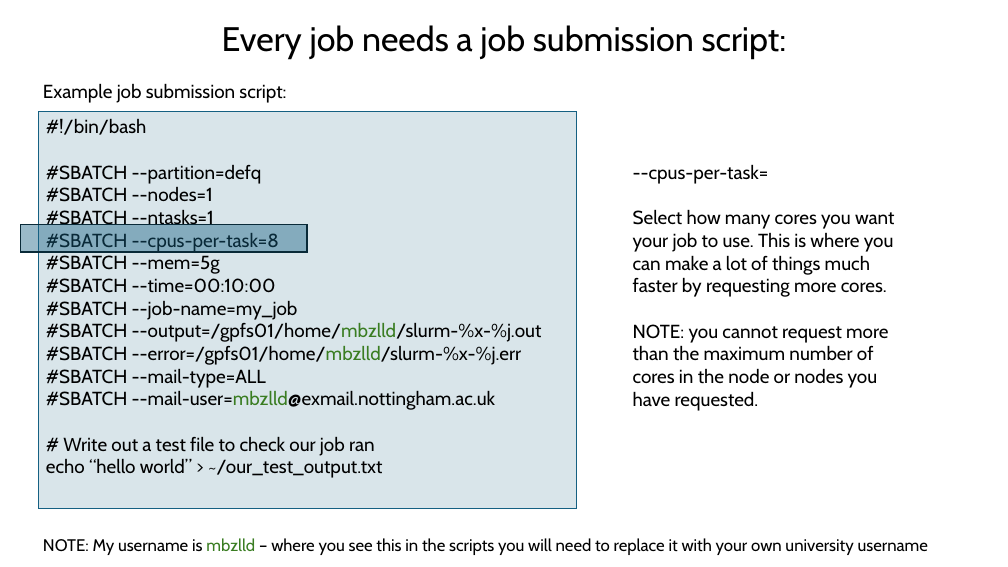
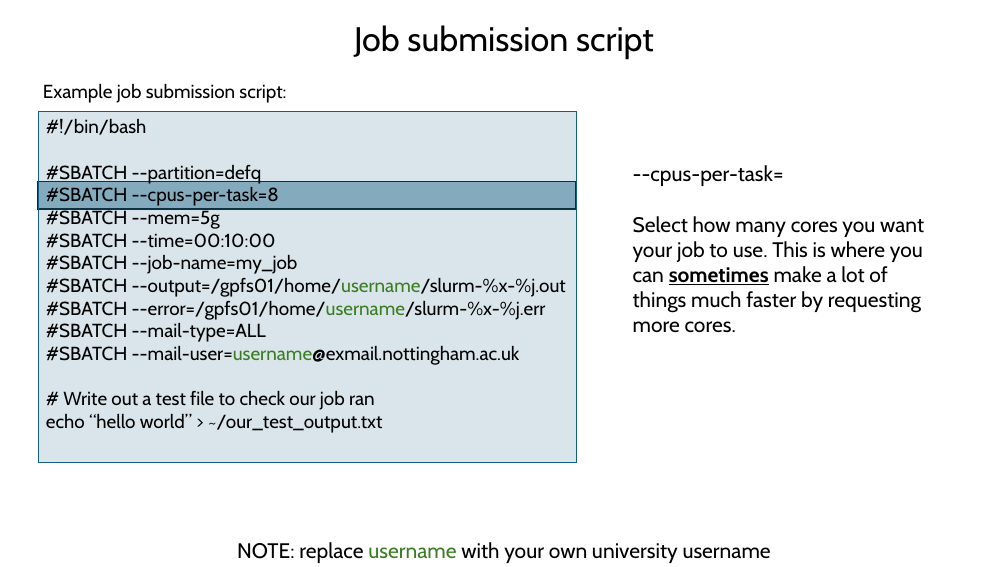
Before and after one commit to BioinformaticsMSc/LIFE4138_2627, a slide deck: slide 9 of UNIX_session_3/Ada_in_depth.pptx (slide 11 before the commit). Drawn at 1008x567 pixels with LibreOffice and Linux fonts; fonts in the diff are those of the drawing. Boxes give left, top, right and bottom in pixels: in the first picture for what was removed or moved away, otherwise in the second. Text is boxed around its words. In the diff, an @@ line names an element or a change of style, - is before the commit and + after.

```diff
--- a/UNIX_session_3/Ada_in_depth.pptx
+++ b/UNIX_session_3/Ada_in_depth.pptx
@@ title at box(354, 25, 654, 59): text changed @@
-Every job needs a job submission script:
+Job submission script
@@ rectangle "#!/bin/bash": place and size @@
-rectangle "#!/bin/bash" at box(39, 111, 576, 508)
+rectangle "#!/bin/bash" at box(39, 111, 576, 462)
@@ text at box(633, 165, 784, 186): size 18 to 20 pt in "--cpus-per-task=" @@
@@ rectangle: place and size @@
-rectangle at box(20, 225, 307, 252)
+rectangle at box(39, 181, 576, 209)
@@ text in rectangle at box(46, 187, 214, 229): paragraphs removed @@
-#SBATCH --nodes=1
-#SBATCH --ntasks=1
@@ text at box(633, 216, 924, 333): text changed; size 18 to 20 pt @@
-Select how many cores you want your job to use. This is where you can make a lot of things much faster by requesting more cores.
-NOTE: you cannot request more than the maximum number of cores in the node or nodes you have requested.
+Select how many cores you want your job to use. This is where you can sometimes make a lot of things much faster by requesting more cores.
@@ text in rectangle at box(46, 278, 566, 320): text changed @@
-#SBATCH --output=/gpfs01/home/mbzlld/slurm-%x-%j.out
-#SBATCH --error=/gpfs01/home/mbzlld/slurm-%x-%j.err
+#SBATCH --output=/gpfs01/home/username/slurm-%x-%j.out
+#SBATCH --error=/gpfs01/home/username/slurm-%x-%j.err
@@ text in rectangle at box(46, 346, 520, 365): text changed @@
-#SBATCH --mail-user=mbzlld@exmail.nottingham.ac.uk
+#SBATCH --mail-user=username@exmail.nottingham.ac.uk
@@ text at box(237, 542, 771, 563): text changed; size 16 to 20 pt @@
-NOTE: My username is mbzlld – where you see this in the scripts you will need to replace it with your own university username
+NOTE: replace username with your own university username
```
Also in this commit, not shown: 21 other slides changed, 3 slides added, 9 slides removed.
